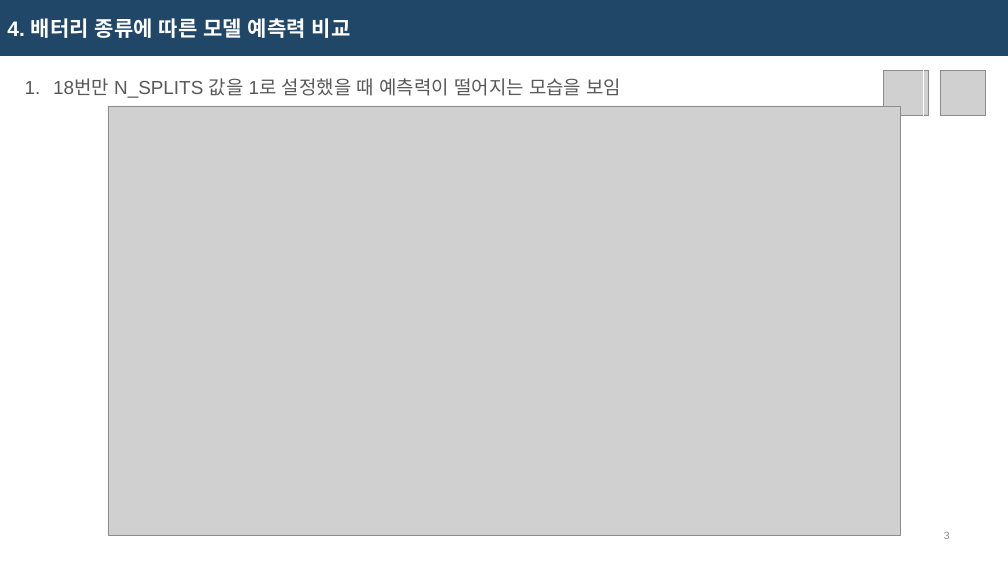
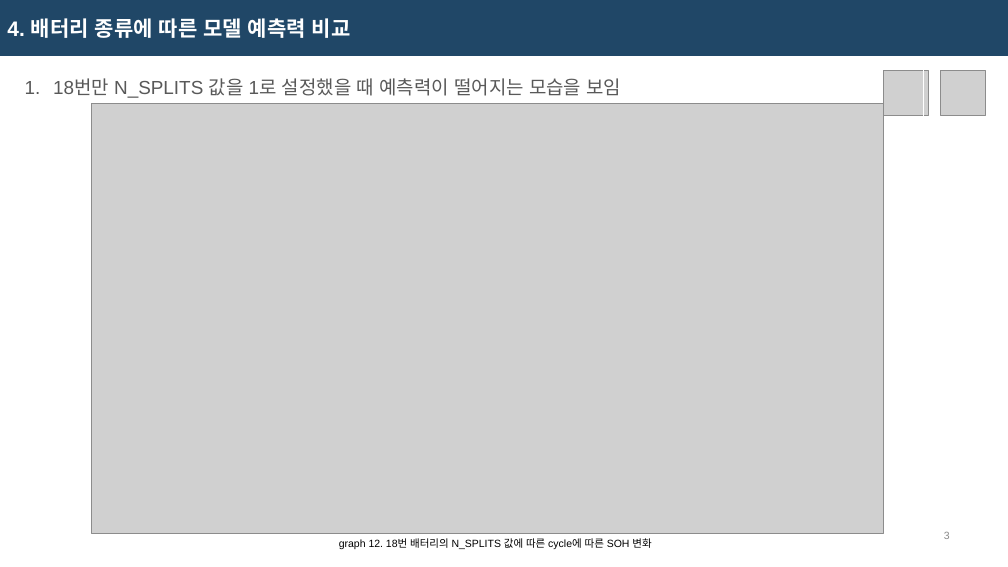
Before and after one commit to dae-hany/Battery_ESS_Projet, a slide deck: slide 14 of ppt/251112_최대한.pptx. Drawn at 1008x567 pixels with LibreOffice and Linux fonts; fonts in the diff are those of the drawing; grey boxes stand for pictures. Boxes give left, top, right and bottom in pixels: in the first picture for what was removed or moved away, otherwise in the second. Text is boxed around its words. In the diff, an @@ line names an element or a change of style, - is before the commit and + after.

```diff
--- a/ppt/251112_최대한.pptx
+++ b/ppt/251112_최대한.pptx
@@ picture: place and size @@
-picture at [108,106,901,535]
+picture at [91,104,884,533]
@@ text added at [339,538,651,549], 10 pt, text #000000 @@
+graph 12. 18번 배터리의 N_SPLITS 값에 따른 cycle에 따른 SOH 변화
```
Also in this commit, not shown: 9 other slides changed.
